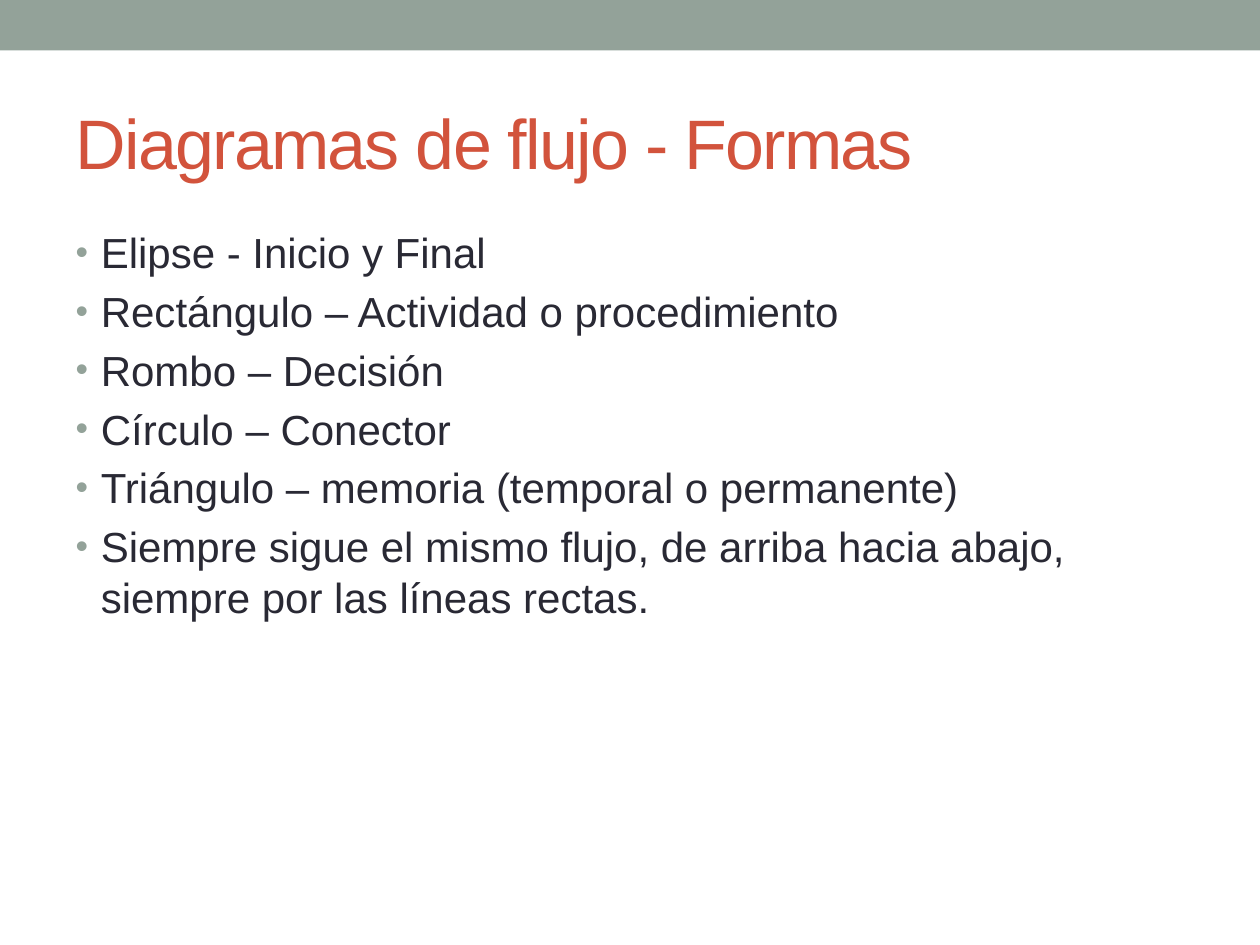
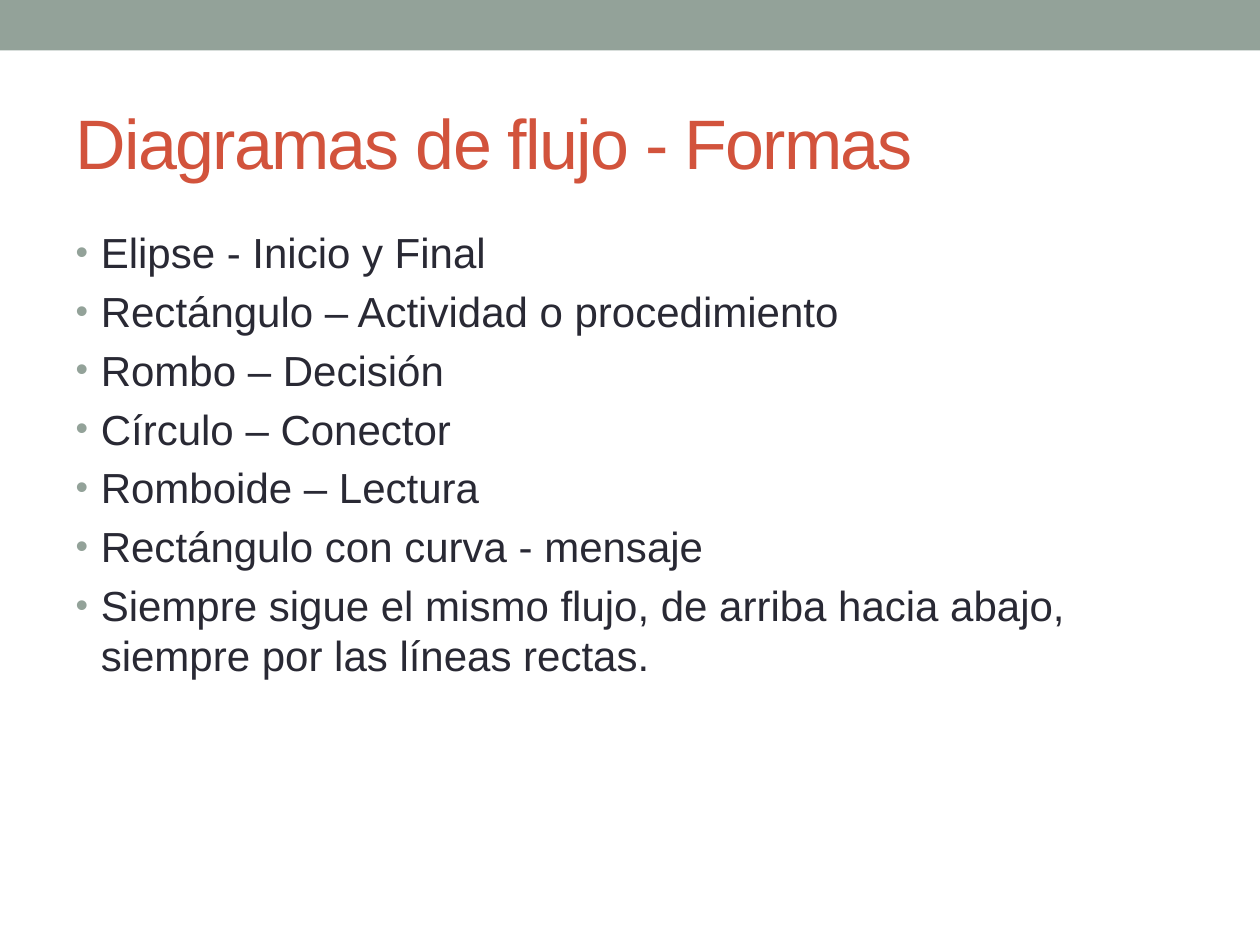
Before and after one commit to esolorzanob/UPI_Introduccion, a slide deck: slide 6 of Semana 2.pptx (slide 4 before the commit). Drawn at 1260x945 pixels with LibreOffice and Linux fonts; fonts in the diff are those of the drawing. Boxes give left, top, right and bottom in pixels: in the first picture for what was removed or moved away, otherwise in the second. Text is boxed around its words. In the diff, an @@ line names an element or a change of style, - is before the commit and + after.

```diff
--- a/Semana 2.pptx
+++ b/Semana 2.pptx
@@ text at <box>101,472,703,571</box>: text changed @@
-• Triángulo – memoria (temporal o permanente)
+• Romboide – Lectura
+• Rectángulo con curva - mensaje
```
Also in this commit, not shown: 3 other slides changed, 8 slides added.
